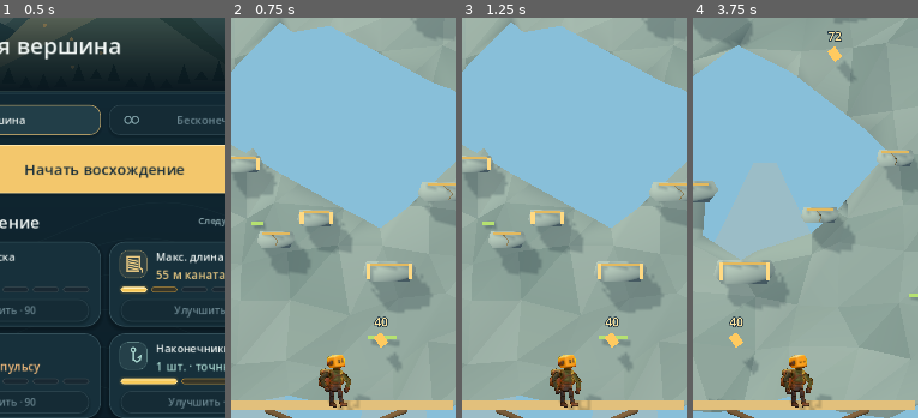
Above: before the commit, frames 1-4 (left to right).
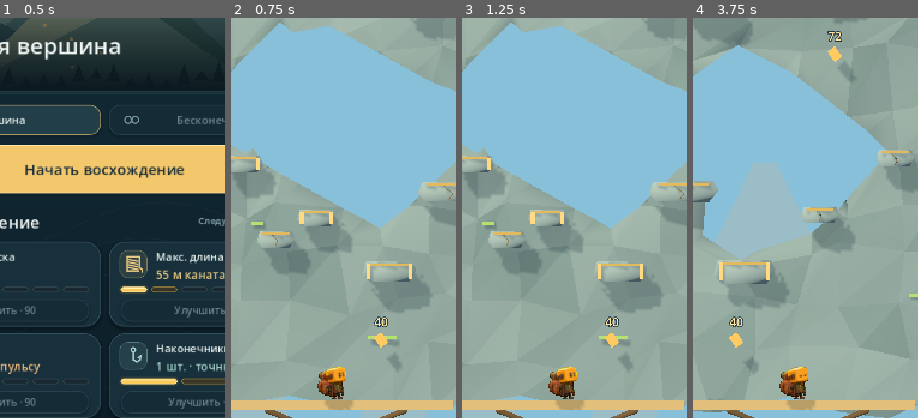
Above: after the commit, the same moments.

Repository: DrShapaya/last-hook
Game: Godot game, scene res://scenes/main.tscn
Two runs of this game, one before a commit and one after it. Both use one fixed random seed, a clock stepped at 60 frames per second and the inputs below.
Inputs:
- Up to frame 1 (0.5 s): no input
- Up to frame 2 (0.75 s): click "Начать восхождение" at 0.5 s
- Up to frame 3 (1.25 s): no input
- Up to frame 4 (3.75 s): click "Ⅱ" at 1.25 s; click "Завершить и получить награду" at 2 s; click "В меню" at 2.75 s; click "Начать восхождение" at 3.5 s
The pictures show only the part of the screen within x 27-77%, y 22-72%; the shares and areas given below are measured in that part.

Frame 1 is identical in both runs. In frame 2, 1.3% of the frame differs, in the area x 38-62%, y 84-98%; in frame 3, 1.3%; in frame 4, 1.3%.

Commit message:
Adjust explorer proportions and halve hook size

Diff:
--- a/game/scripts/explorer_rig.gd
+++ b/game/scripts/explorer_rig.gd
@@ -2,8 +2,8 @@
 extends Node3D
 
 const ART := "res://assets/art/modular-pack-v1/"
-const UPPER_ARM := .26
-const FOREARM := .24
+const UPPER_ARM := .12
+const FOREARM := .11
 var head: Sprite3D
 var head_open: Texture2D
 var head_blink: Texture2D
@@ -42,10 +42,10 @@
 func setup() -> void:
 	name = "Походный персонаж"
 	var backpack := load(ART+"backpack.png") as Texture2D
-	sprite(self,backpack,"Рюкзак со скаткой",.74,Vector3(-.23,.16,-.10))
-	part(self,"torso",.50,Vector3(0,.22,0))
-	part(self,"pelvis",.24,Vector3(0,-.10,.01))
-	head = part(self,"head-open",.47,Vector3(0,.65,.04))
+	sprite(self,backpack,"Рюкзак со скаткой",.90,Vector3(-.19,.015,-.10))
+	part(self,"torso",.22,Vector3(0,-.11,0))
+	part(self,"pelvis",.11,Vector3(0,-.24,.01))
+	head = part(self,"head-open",.54,Vector3(0,.24,.04))
 	head_open = head.texture
 	head_blink = load(ART+"sprites/character/head-blink.tres") as Texture2D
 	for index in range(2):
@@ -53,21 +53,21 @@
 		var suffix := "near" if near else "far"
 		var side := 1.0 if near else -1.0
 		var depth := .09 if near else -.04
-		var shoulder := joint(self,"Плечо "+suffix,Vector3(side*.24,.30,depth))
-		part(shoulder,"upper-arm-"+suffix,.335,Vector3.ZERO,Vector2(.64,.10)).rotation.z = .27
+		var shoulder := joint(self,"Плечо "+suffix,Vector3(side*.12,-.045,depth))
+		part(shoulder,"upper-arm-"+suffix,.155,Vector3.ZERO,Vector2(.64,.10)).rotation.z = .27
 		var elbow := joint(shoulder,"Локоть",Vector3(0,-UPPER_ARM,.01))
-		part(elbow,"forearm-"+suffix,.30,Vector3.ZERO,Vector2(.55,.08)).rotation.z = .075
+		part(elbow,"forearm-"+suffix,.14,Vector3.ZERO,Vector2(.55,.08)).rotation.z = .075
 		var hand := joint(elbow,"Кисть",Vector3(0,-FOREARM,.015))
-		part(hand,"hand-"+suffix,.17,Vector3.ZERO,Vector2(.50,.13))
+		part(hand,"hand-"+suffix,.10,Vector3.ZERO,Vector2(.50,.13))
 		shoulders.append(shoulder)
 		elbows.append(elbow)
 		hands.append(hand)
-		var hip := joint(self,"Бедро "+suffix,Vector3(side*.11,-.16,depth*.6))
-		part(hip,"thigh-"+suffix,.27,Vector3.ZERO,Vector2(.55,.10)).rotation.z = .09
-		var knee := joint(hip,"Колено",Vector3(0,-.21,.01))
-		part(knee,"shin-"+suffix,.24,Vector3.ZERO,Vector2(.50,.08))
-		var boot := joint(knee,"Стопа",Vector3(0,-.19,.01))
-		part(boot,"boot-"+suffix,.17,Vector3.ZERO,Vector2(.32,.25))
+		var hip := joint(self,"Бедро "+suffix,Vector3(side*.075,-.26,depth*.6))
+		part(hip,"thigh-"+suffix,.09,Vector3.ZERO,Vector2(.55,.10)).rotation.z = .09
+		var knee := joint(hip,"Колено",Vector3(0,-.065,.01))
+		part(knee,"shin-"+suffix,.08,Vector3.ZERO,Vector2(.50,.08))
+		var boot := joint(knee,"Стопа",Vector3(0,-.055,.01))
+		part(boot,"boot-"+suffix,.10,Vector3.ZERO,Vector2(.32,.25))
 		hips.append(hip)
 		knees.append(knee)
 		boots.append(boot)
@@ -100,12 +100,12 @@
 		hips[index].rotation.z = side*(.10+.18*stride)+clampf(sim.vel.x*facing*.025,-.16,.16)
 		knees[index].rotation.z = .12 if sim.grounded else .30+side*.12*stride
 		boots[index].rotation.z = -knees[index].rotation.z*.45
-	pose_arm(0,Vector2(-.30,-.13)+Vector2(-.08*stride,.04*sin(time*3)),-1)
+	pose_arm(0,Vector2(-.19,-.25)+Vector2(-.035*stride,.02*sin(time*3)),-1)
 	if tether:
 		var local_target := to_local(Vector3(target.x,target.y,global_position.z))
 		pose_arm(1,Vector2(local_target.x,local_target.y),1)
 	else:
-		pose_arm(1,Vector2(.33,-.12)+Vector2(.10*stride,.035*sin(time*3+1)),1)
+		pose_arm(1,Vector2(.20,-.24)+Vector2(.04*stride,.02*sin(time*3+1)),1)
 
 func grip_position() -> Vector3:
-	return hands[1].to_global(Vector3(0,-.055,.025))
+	return hands[1].to_global(Vector3(0,-.032,.025))
--- a/game/scripts/explorer_view.gd
+++ b/game/scripts/explorer_view.gd
@@ -40,6 +40,7 @@
 	world.add_child(rope_outer)
 	bolt = Node3D.new()
 	bolt.name = "Кованый крюк"
+	bolt.scale = Vector3.ONE*.5
 	world.add_child(bolt)
 	var metal := world.mat("painted_hook",Color.WHITE,true)
 	metal.albedo_texture = load(ART+"hook-head.png") as Texture2D
--- a/game/scripts/main.gd
+++ b/game/scripts/main.gd
@@ -722,7 +722,7 @@
 	settlement["zone_bonus"] = zone_gold
 	if not preview:
 		model.profile["run_history"].append({"id":run_id,"seed":run_seed,"seconds":snappedf(run_seconds,.1),"height":settleme …(199 unchanged characters)…
-		model.profile["run_history"][-1].merge({"build":"0.10.0","mode":run_mode,"location":selected_location,"height_gold":settlement["height"],"loot_gold":settlement["loot"],"finish_gold":settlement["finish"],"first_summit":settlement["first"]})
+		model.profile["run_history"][-1].merge({"build":"0.10.1","mode":run_mode,"location":selected_location,"height_gold":settlement["height"],"loot_gold":settlement["loot"],"finish_gold":settlement["finish"],"first_summit":settlement["first"]})
 		model.profile["run_history"] = model.profile["run_history"].slice(-30)
 		model.save()
 	hud.show_result(settlement)
Not shown, changed: game/export_presets.cfg
Not shown, changed: 07_prototype_status.md
Not shown, changed: README.md
Not shown, changed: docs/MODELS.md
Not shown, changed: docs/screenshots/equipment-left-two.png
Not shown, changed: docs/screenshots/equipment.png
Not shown, changed: docs/screenshots/flight-one.png
Not shown, changed: docs/screenshots/gameplay-phone.png
